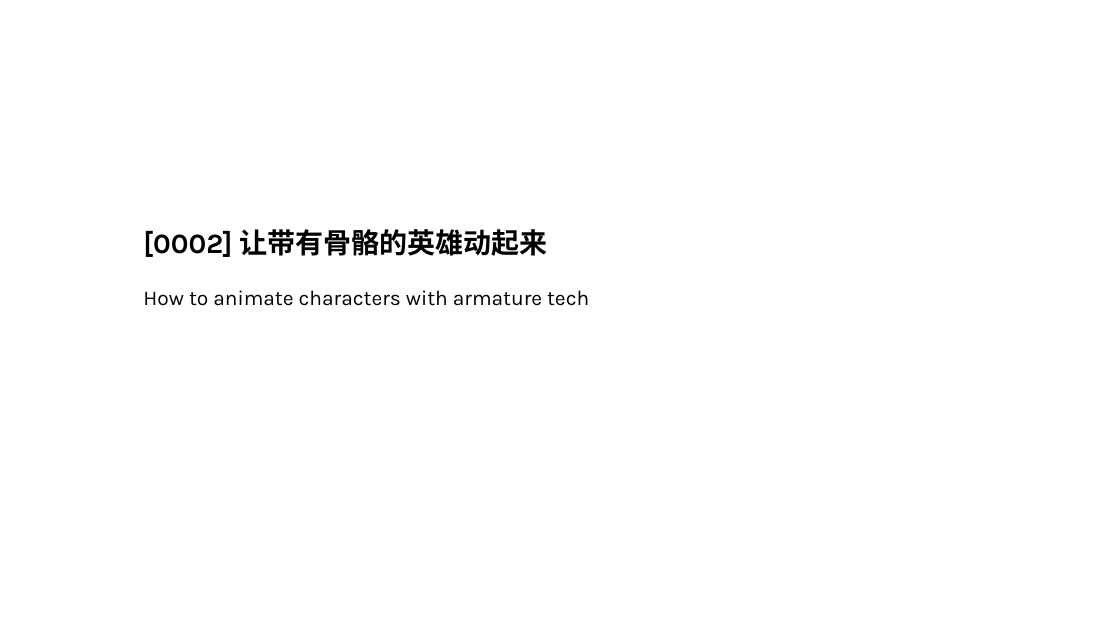
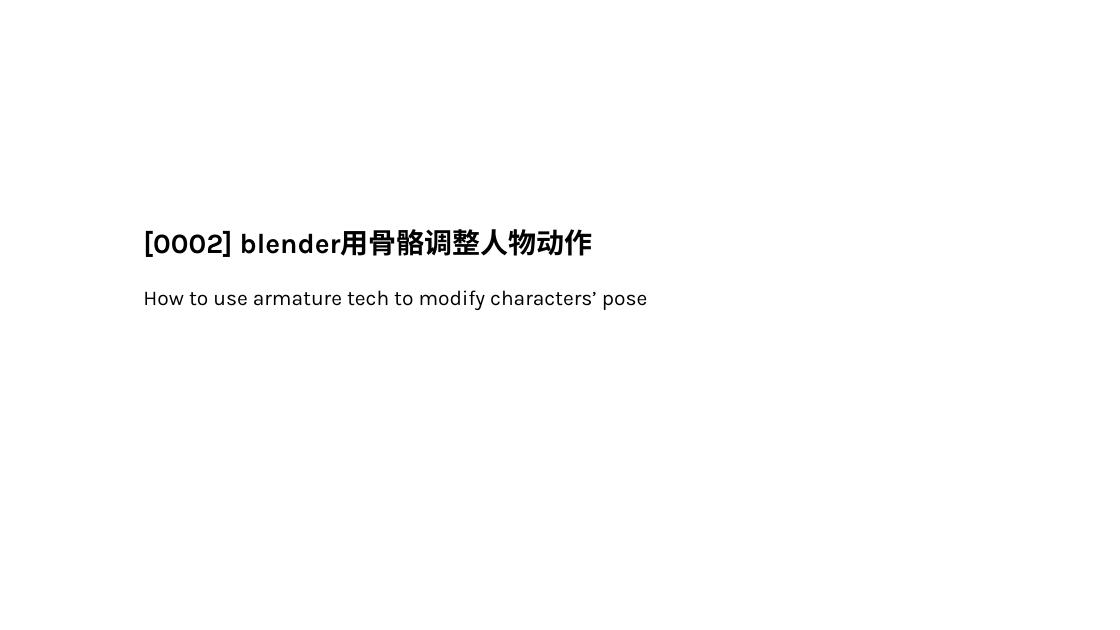
Before and after one commit to innoclub/blenderOpenClass, a slide deck: slide 3 of resource/0002/0002.pptx. Drawn at 1120x630 pixels with LibreOffice and Linux fonts; fonts in the diff are those of the drawing. Boxes give left, top, right and bottom in pixels: in the first picture for what was removed or moved away, otherwise in the second. Text is boxed around its words. In the diff, an @@ line names an element or a change of style, - is before the commit and + after.

Commit message:
0001

```diff
--- a/resource/0002/0002.pptx
+++ b/resource/0002/0002.pptx
@@ text at [143,229,648,310]: text changed @@
-[0002] 让带有骨骼的英雄动起来
-How to animate characters with armature tech
+[0002] blender用骨骼调整人物动作
+How to use armature tech to modify characters’ pose
```
Also in this commit, not shown: 1 other slide changed.
